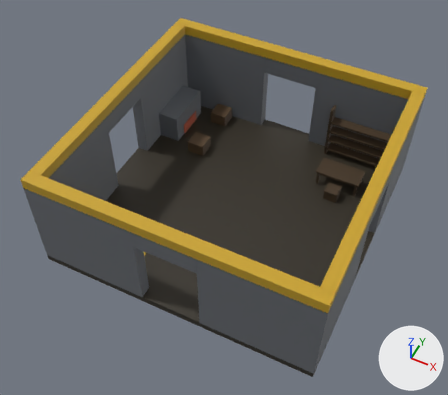
A saved change to the FBX model Assets/_Project/Art/Models/Castle/LordsSolar.fbx.
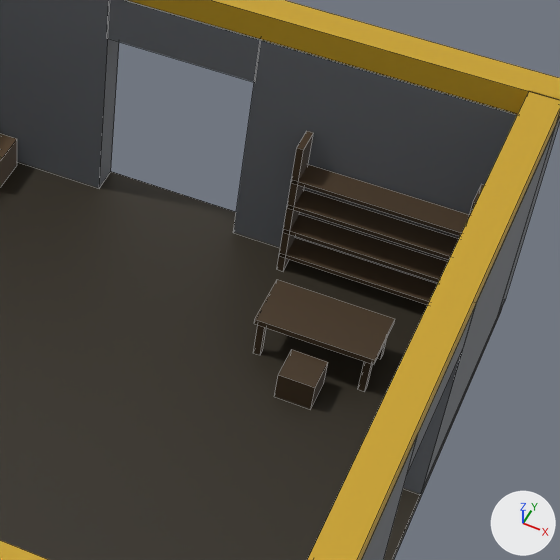
Each version appears first whole from a camera (50 mm lens) standing at (7.71, -16.72, 21.5) and looking at (-0.19, -0.94, 1.77), and next in a close-up on the part from 50% to 95% of the width and 15% to 65% of the height. Every picture has the same lights, and +X, +Y and +Z are marked at lower right. The first two pictures are the older version. The close-ups show mesh edges as thin lines.

In view in the first close-up: 'LordsSolar'.
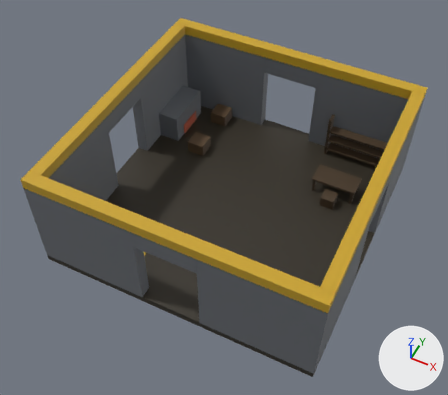
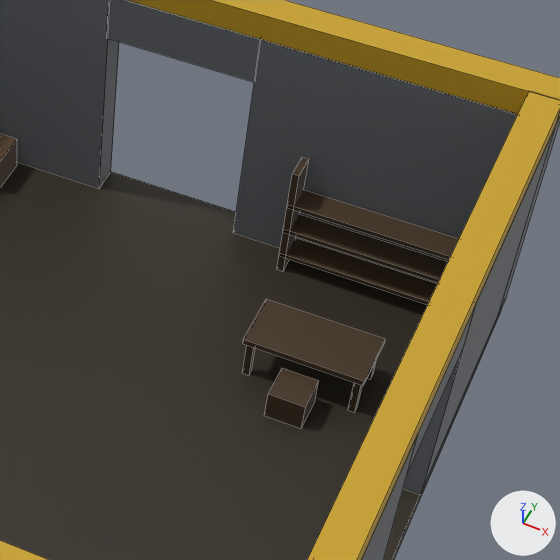
Pixel boxes (x1, y1, x2, y2) of what changed, in the close-ups (560 x 560 px; the box of a moved part takes in the faces that stretch with it):
part 1 of me_lordssolarmesh, moved or reshaped
    before: (254, 280, 395, 364)
    after: (243, 299, 385, 386)
part 2 of me_lordssolarmesh, moved or reshaped
    before: (253, 325, 266, 354)
    after: (242, 345, 255, 374)
part 3 of me_lordssolarmesh, moved or reshaped
    before: (358, 361, 373, 391)
    after: (348, 382, 363, 412)
part 4 of me_lordssolarmesh, moved or reshaped (mostly hidden)
    before: (378, 339, 387, 358)
    after: (368, 360, 377, 379)
part 5 of me_lordssolarmesh, moved or reshaped
    before: (275, 350, 328, 409)
    after: (265, 368, 319, 428)
part 6 of me_lordssolarmesh, deleted (brown)
    before: (291, 164, 470, 236)
part 7 of me_lordssolarmesh, moved or reshaped
    before: (277, 131, 314, 271)
    after: (277, 157, 309, 271)
part 8 of me_lordssolarmesh, moved or reshaped (not visible afterwards)
    before: (469, 184, 484, 217)

What changed in the scene script:
```text
Change me_lordssolarmesh:
    used by ob_lordssolar; location = (0.0, 0.0, 0.0)
    verts and faces of me_lordssolarmesh; kept vertices keep their numbers, new ones are numbered from 316
    before: 185 (2.29, 4.96, 3.01) at pixel (296, 147), 187 (2.29, 5.43, 3.01) at pixel (306, 130), 189 (2.41, 4.96, 3.01) at pixel (303, 149), 191 (2.41, 5.43, 3.01) at pixel (313, 132)
    before: 193 (5.19, 4.96, 3.01) at pixel (473, 201), 195 (5.19, 5.43, 3.01) at pixel (481, 183), 197 (5.31, 4.96, 3.01), 199 (5.31, 5.43, 3.01)
    remove me_lordssolarmesh.from_pydata(...)  # 316 vertices, 232 faces; spans x -6.01..6.01, y -6.01..6.01, z -0.01..4.91
    add me_lordssolarmesh.from_pydata(...)  # 308 vertices, 226 faces; spans x -6.01..6.01, y -6.01..6.01, z -0.01..4.91
    me_lordssolarmesh part 1: the loose piece of 8 vertices spanning x 2.59..4.61, y 2.89..3.91, z 1.01..1.11 is moved by (0.0, -0.5, 0.0)
    me_lordssolarmesh part 2: the loose piece of 8 vertices spanning x 2.64..2.76, y 2.94..3.06, z 0.29..1.03 is moved by (0.0, -0.5, 0.0)
    me_lordssolarmesh part 3: the loose piece of 8 vertices spanning x 4.44..4.56, y 2.94..3.06, z 0.29..1.03 is moved by (0.0, -0.5, 0.0)
    me_lordssolarmesh part 4: the loose piece of 8 vertices spanning x 4.44..4.56, y 3.74..3.86, z 0.29..1.03 is moved by (0.0, -0.5, 0.0)
    me_lordssolarmesh part 5: the loose piece of 8 vertices spanning x 3.29..3.91, y 2.19..2.81, z 0.29..0.81 is moved by (0.0, -0.45, 0.0)
    me_lordssolarmesh part 6: the loose piece of 8 vertices spanning x 2.29..5.31, y 4.96..5.43, z 2.26..2.34 is deleted
    me_lordssolarmesh part 7
    add for i in [185, 187, 189, 191]: verts[i] += (0.0, 0.0, -0.55)
    me_lordssolarmesh part 8
    add for i in [193, 195, 197, 199]: verts[i] += (0.0, 0.0, -0.55)
    other edits to the shape of me_lordssolarmesh do not show in these pictures
```
